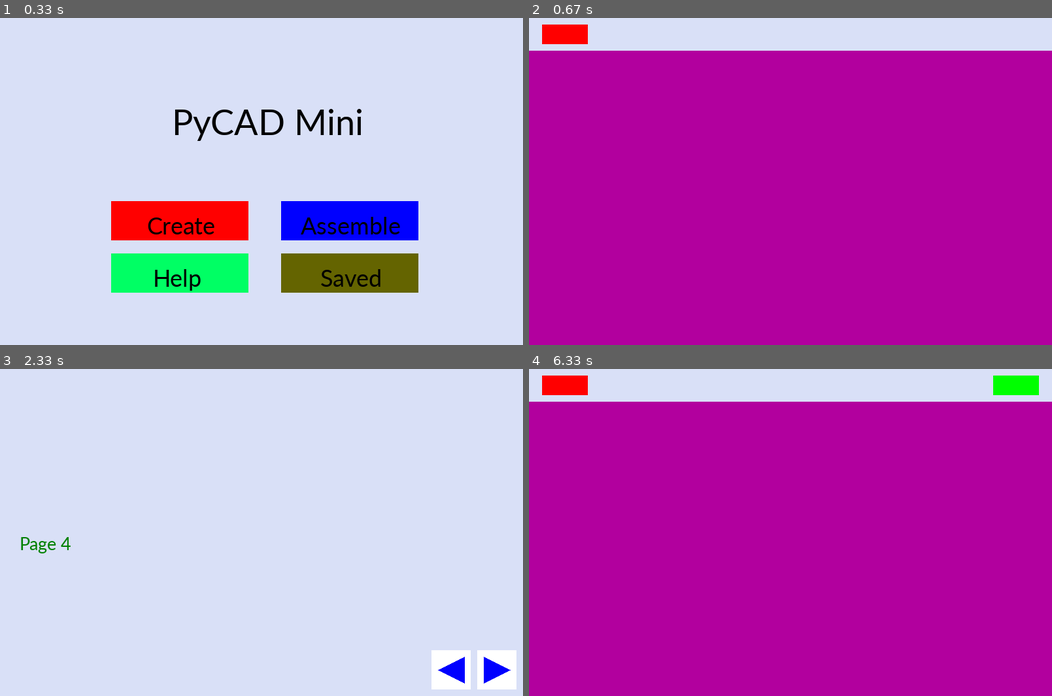
Above: before the commit, frames 1-4 (two rows, left to right).
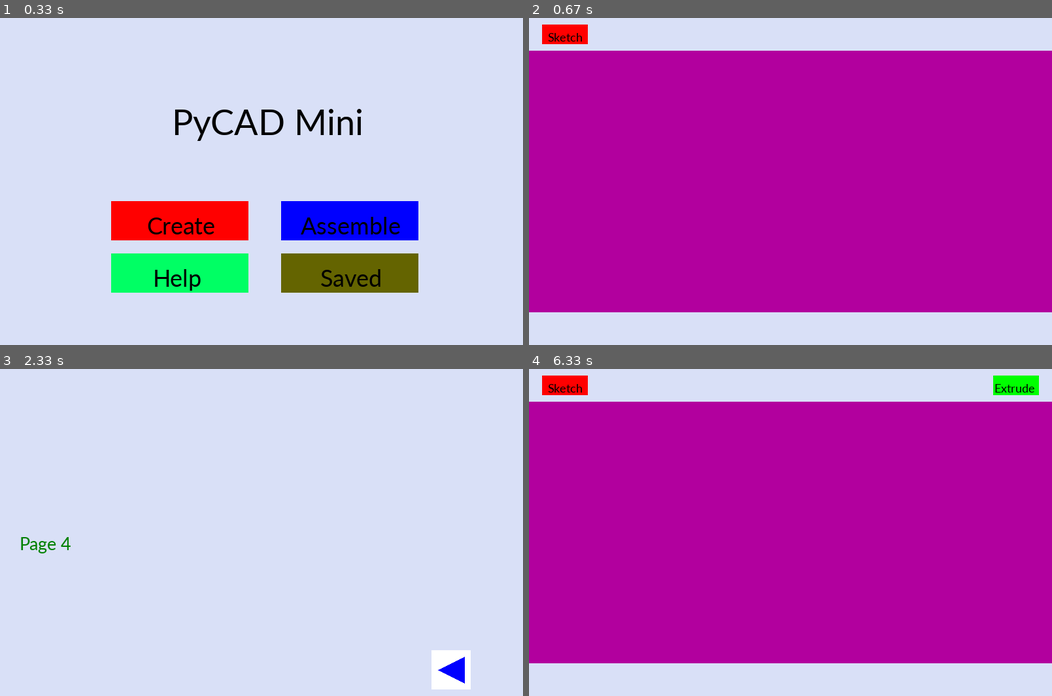
Above: after the commit, the same moments.

Repository: Jlu22/15-112-Term-Project
Game: pygame game, started from __init__.py
The game is run twice, just before and just after one commit, with the same random seed, the same clock (stepped at 60 frames per second) and the same inputs.
Inputs (mouse positions are in pixels of both pictures, inside the frame that each line leads up to):
- Up to frame 1 (0.33 s): no input
- Up to frame 2 (0.67 s): click "Create" at 0.38 s
- Up to frame 3 (2.33 s): hold H 0.67-1.13 s; click (496, 669) at 1.22 s; hold Right 1.67-2.13 s; hold Right from 2.17 s (still down)
- Up to frame 4 (6.33 s): release Right at 2.63 s; hold Left 2.67-3.2 s; hold Left 3.23-3.63 s; hold Right 3.67-4.3 s; hold M 4.33-4.8 s; hold Left 4.33-4.8 s; click "Assemble" at 4.88 s; hold M 5.17-5.63 s; move the mouse to (827, 457) at 5.2 s; click "Create" at 5.72 s; press the mouse at (565, 385) at 6.03 s; move the mouse to (670, 519) at 6.13 s; release the mouse at (780, 650) at 6.27 s

Frame 1 is identical in both runs. In frame 2, 10% of the frame differs, in the area x 0-100%, y 4-100%; in frame 3, 0.9%; in frame 4, 10%.

Commit message:
bug fixes, depth and save progress

Diff:
--- a/Camera.py
+++ b/Camera.py
@@ -34,7 +34,4 @@
         if key(pygame.K_UP):
             self.pos[1] -= timePressed
 
-        if key(pygame.K_SPACE):
-            self.pos = [0, 0, -5]
-
         #x, y = s*math.sin(self.rot[1]), s*math.cos(self.rot(1))
--- a/HelpScreen.py
+++ b/HelpScreen.py
@@ -34,12 +34,16 @@
         text = font.render("Too far!!", True, (0, 128, 0))
         screen.blit(text, (30, 250))
 
-    pygame.draw.rect(screen, (255, 255, 255), (730,430,60,60))
-    pygame.draw.rect(screen, (255, 255, 255), (660,430,60,60))
-    pygame.draw.polygon(screen, (0, 0, 255), [(740, 440),(780, 460),
-                        (740,480)])
-    pygame.draw.polygon(screen, (0, 0, 255), [(670, 460),(710,440),
-                        (710,480)])
+    if self.helpScreen != 4:
+        pygame.draw.rect(screen, (255, 255, 255), (730,430,60,60)) # right arrow
+        pygame.draw.polygon(screen, (0, 0, 255), [(740, 440),(780, 460),
+                            (740,480)])
+
+    if self.helpScreen != 1:
+        pygame.draw.rect(screen, (255, 255, 255), (660,430,60,60)) # left arrow
+        pygame.draw.polygon(screen, (0, 0, 255), [(670, 460),(710,440),
+                            (710,480)])
+
     pygame.display.flip()
 
 def helpPage1(self, screen, font):
--- a/ModelScreen.py
+++ b/ModelScreen.py
@@ -1,6 +1,7 @@
 import pygame
 from Model import Model
 from Calculations import calculateVerts, calculateEdges
+from Camera import Camera
 
 def createInit(self):
     self.curModel = None
@@ -25,7 +26,7 @@
     elif self.modelMode == "sketch":
         if self.findDepth == True: # change depth
             changeDepth(self, x, y)
-        elif (50 <= y <= 450): # add point to sketch
+        elif (50 <= y <= 450) and self.sketchError == False: # add sketch point
             self.sketchPoints.append((x,y))
             self.sketchUndo = []
         elif ((710 <= x <= 780) and (10 <= y <= 40) and self.sketchError == False
@@ -60,7 +61,8 @@
             self.curDepth -= 0.1
 
 def createKeyPressed(self, keyCode, modifier):
-    if keyCode == pygame.K_m:
+    if (keyCode == pygame.K_m and self.findDepth == False and
+        self.sketchError == False):
         self.sketchPoints = []
         self.sketchUndo = []
         self.curModel = None
@@ -69,6 +71,10 @@
         self.mode = "help"
     if self.modelMode == "sketch":
         sketchKeyPressed(self, keyCode, modifier)
+    if self.modelMode == "view" and not self.curModel == None:
+        if keyCode == pygame.K_SPACE:
+            self.curModel.camera = Camera((0, 0, -5))
+
 
 def sketchKeyPressed(self, keyCode, modifier):
     if keyCode == pygame.K_u:
@@ -98,6 +104,8 @@
     if self.createModel == True:
         verts = calculateVerts(self.sketchPoints, self.curDepth)
         edges = calculateEdges(verts)
+        print(verts)
+        print(edges)
         self.curModel = Model(self.width, self.height, self._keys,
                                 verts, edges)
         self.createModel = False
@@ -115,17 +123,27 @@
             pygame.draw.circle(screen, (0, 0, 0), point, 5)
         if len(self.sketchPoints) >= 3:
             pygame.draw.polygon(screen, (0, 0, 0), self.sketchPoints, 2)
-    if self.modelMode == "view" and not self.curModel == None:
+    elif self.modelMode == "view" and not self.curModel == None:
         self.curModel.redrawAll(screen)
     pygame.display.update((0, 50, 800, 400))
 
 def drawOptions(self, screen):
     pygame.draw.rect(screen, (217, 224, 247), (0, 0, 800, 50))
+    pygame.draw.rect(screen, (217, 224, 247), (0, 450, 800, 50))
+    optionFont = pygame.font.SysFont("calibri", 20)
     if self.sketchError == False and self.findDepth == False:
         pygame.draw.rect(screen, (255, 0, 0), (20,10,70,30)) #sketch button
+        sketch = optionFont.render("Sketch", True, (0, 0, 0))
+        screen.blit(sketch, (29, 18))
     if (self.modelMode == "sketch" and self.sketchError == False and
         self.findDepth == False):
         pygame.draw.rect(screen, (0, 255, 0), (710,10,70,30)) #finish sketch
+        finish = optionFont.render("Extrude", True, (0, 0, 0))
+        screen.blit(finish, (712, 18))
+    if self.modelMode == "view" and not self.curModel == None:
+        pygame.draw.rect(screen, (0, 0, 255), (710,460,70,30)) # save model
+        save = optionFont.render("Save", True, (0, 0, 0))
+        screen.blit(save, (725, 465))
     if self.sketchError == True:
         pygame.draw.rect(screen, (217, 224, 247), (150, 150, 500, 200))
         font = pygame.font.SysFont("calibri", 25)
@@ -137,6 +155,7 @@
     if self.findDepth == True:
         depthDraw(self, screen)
     pygame.display.update((0, 0, 800, 50))
+    pygame.display.update((0, 450, 800, 50))
 
 def depthDraw(self, screen):
     pygame.draw.rect(screen, (217, 224, 247), (150, 150, 500, 200))
--- a/SaveFiles.py
+++ b/SaveFiles.py
@@ -1,4 +1,7 @@
 # readFile and writeFile functions from 15-112 class notes
+
+import ast
+from Model import Model
 
 def readFile(path):
     with open(path, "rt") as f:
@@ -9,7 +12,23 @@
         f.write(contents)
 
 def checkSaved(self):
-    self.saved = readFile("saved.txt")
+    savedTxt = readFile("saved.txt")
+    self.saved = []
+    tmpSaved = []
+    for lines in savedTxt.splitlines():
+        print("lines",lines)
+        tmpSaved.append(lines)
+        if len(tmpSaved) == 3:
+            self.saved.append(tmpSaved)
+            tmpSaved = []
+        elif lines == "":
+            tmpSaved = []
+    for line in self.saved:
+        line[1] = ast.literal_eval(line[1])
+        line[2] = ast.literal_eval(line[2])
+    print(tmpSaved)
+    print(self.saved)
+    #self.saved = readFile("saved.txt")
 
 # contentsToWrite = "This is a test!\nIt is only a test!\nWhat's new?\nin fact nothing"
 # writeFile("saved.txt", contentsToWrite)
@@ -20,3 +39,5 @@
 
 # note to self: write file will create the file if not already existing
 # if exists, just overwrites it
+
+[['Test', '[(-1, -1, -1), (1, -1, -1), (1, 1, -1), (-1, 1, -1), (-1, -1, 1), (1, -1, 1),(1, 1, 1), (-1, 1, 1)]', '[(0, 1), (1, 2), (2, 3), (3, 0), (4, 5), (5, 6), (6, 7), (7, 4), (0, 4), (1, 5), (2, 6), (3, 7)]'], ['Test2', '[(1, 2, 3), (1, 2, 3)]', '[(0, 1), (1, 2)]'], ['Test3', '[(2, 2, 2), (2, 2, 2)]', '[(0, 1), (2, 1)]']]
--- a/SaveScreen.py
+++ b/SaveScreen.py
@@ -1,7 +1,7 @@
 import pygame
 
 def saveInit(self):
-    pass
+    self.saved = ""
 
 def saveMousePressed(self, x, y):
     print(self.mode)
@@ -19,7 +19,7 @@
     pass
 
 def saveRedrawAll(self, screen):
-    pygame.draw.rect(screen, (0, 0, 255), (430, 280, 210, 60))
-    pygame.draw.rect(screen, (0, 255, 100), (170, 360, 210, 60))
+    self.bgColor = (217, 224, 247)
+
 
     pygame.display.flip()
--- a/__init__.py
+++ b/__init__.py
@@ -12,7 +12,6 @@
 class PyCAD(PygameGame):
 
     def init(self):
-        self.saved = ""
         menuInit(self)
         createInit(self)
         assemInit(self)
--- a/saved.txt
+++ b/saved.txt
@@ -0,0 +1,11 @@
+Cube
+[(-1, -1, -1), (1, -1, -1), (1, 1, -1), (-1, 1, -1), (-1, -1, 1), (1, -1, 1),(1, 1, 1), (-1, 1, 1)]
+[(0, 1), (1, 2), (2, 3), (3, 0), (4, 5), (5, 6), (6, 7), (7, 4), (0, 4), (1, 5), (2, 6), (3, 7)]
+
+Shape
+[(-0.765, -0.25, -2.749999999999999), (-0.725, 0.315, -2.749999999999999), (-0.005, 0.47, -2.749999999999999), (0.765, 0.255, -2.749999999999999), (0.65, -0.085, -2.749999999999999), (0.04, -0.285, -2.749999999999999), (-0.205, 0.07, -2.749999999999999), (-0.765, -0.25, 2.749999999999999), (-0.725, 0.315, 2.749999999999999), (-0.005, 0.47, 2.749999999999999), (0.765, 0.255, 2.749999999999999), (0.65, -0.085, 2.749999999999999), (0.04, -0.285, 2.749999999999999), (-0.205, 0.07, 2.749999999999999)]
+[(0, 7), (0, 1), (1, 8), (1, 2), (2, 9), (2, 3), (3, 10), (3, 4), (4, 11), (4, 5), (5, 12), (5, 6), (6, 13), (6, 0), (7, 8), (8, 9), (9, 10), (10, 11), (11, 12), (12, 13), (13, 7)]
+
+Stairs
+[(-0.45, -0.185, -1.5), (-0.475, 0.815, -1.5), (0.915, 0.82, -1.5), (0.9, 0.65, -1.5), (0.765, 0.645, -1.5), (0.765, 0.49, -1.5), (0.625, 0.495, -1.5), (0.625, 0.335, -1.5), (0.475, 0.32, -1.5), (0.45, 0.185, -1.5), (0.28, 0.18, -1.5), (0.28, 0.015, -1.5), (0.12, 0.03, -1.5), (0.14, -0.12, -1.5), (-0.095, -0.085, -1.5), (-0.17, -0.21, -1.5), (-0.34, -0.16, -1.5), (-0.38, -0.265, -1.5), (-0.45, -0.185, 1.5), (-0.475, 0.815, 1.5), (0.915, 0.82, 1.5), (0.9, 0.65, 1.5), (0.765, 0.645, 1.5), (0.765, 0.49, 1.5), (0.625, 0.495, 1.5), (0.625, 0.335, 1.5), (0.475, 0.32, 1.5), (0.45, 0.185, 1.5), (0.28, 0.18, 1.5), (0.28, 0.015, 1.5), (0.12, 0.03, 1.5), (0.14, -0.12, 1.5), (-0.095, -0.085, 1.5), (-0.17, -0.21, 1.5), (-0.34, -0.16, 1.5), (-0.38, -0.265, 1.5)]
+[(0, 18), (0, 1), (1, 19), (1, 2), (2, 20), (2, 3), (3, 21), (3, 4), (4, 22), (4, 5), (5, 23), (5, 6), (6, 24), (6, 7), (7, 25), (7, 8), (8, 26), (8, 9), (9, 27), (9, 10), (10, 28), (10, 11), (11, 29), (11, 12), (12, 30), (12, 13), (13, 31), (13, 14), (14, 32), (14, 15), (15, 33), (15, 16), (16, 34), (16, 17), (17, 35), (17, 0), (18, 19), (19, 20), (20, 21), (21, 22), (22, 23), (23, 24), (24, 25), (25, 26), (26, 27), (27, 28), (28, 29), (29, 30), (30, 31), (31, 32), (32, 33), (33, 34), (34, 35), (35, 18)]
